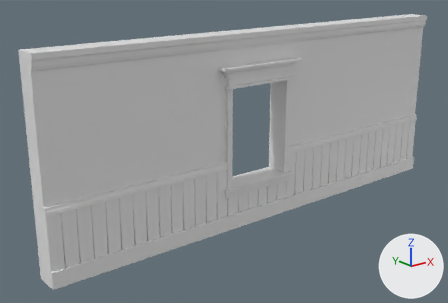
An edit to the FBX model Assets/Models/Environment/Walls/Window_Wall.fbx, drawn before and after from the same camera.
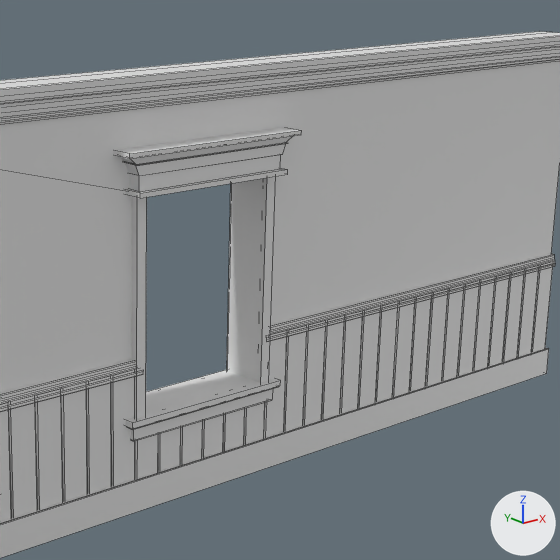
Old and new are each drawn whole from a camera (50 mm lens) standing at (-22.3, -56.7, 34.2) and looking at (27.3, 5.3, 9.4) and again close up on the part from 37% to 94% of the width and 0% to 83% of the height. Every picture has the same lights, and +X, +Y and +Z are marked at lower right. The close-ups show mesh edges as thin lines. Vertices at the same position are counted once.
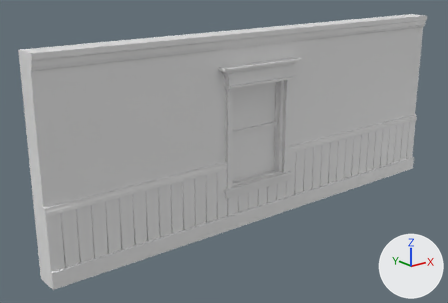
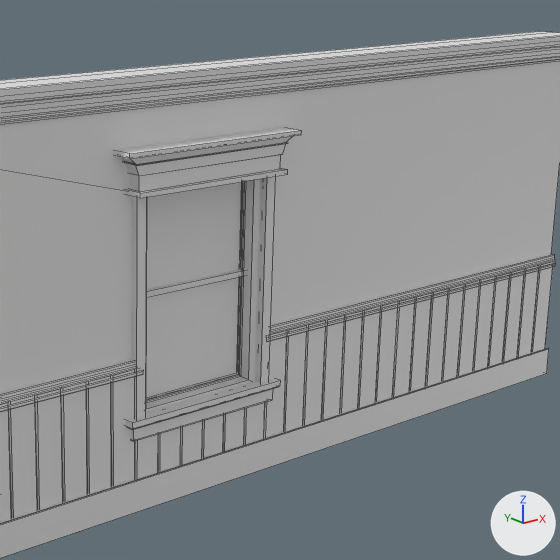
The newer file is also turned or shifted as a whole; pictures and numbers use the older file's frame.

Boxes (x1, y1, x2, y2) around the edits, measured in the close-ups (560 x 560 px):
```json
{"part": 1, "of": "me_cube_064", "change": "added", "after": [147, 269, 245, 297]}
{"part": 2, "of": "me_cube_064", "change": "added", "after": [146, 179, 260, 411]}
{"part": 3, "of": "me_cube_064", "change": "added", "after": [146, 182, 243, 400]}
```

Scene script edits in JSON lines:
```json
{"op": "add", "block": "mat_mat_f", "code": ["mat_mat_f = principled_material('Mat F')", "mat_mat_f.base_color = (0.8, 0.8, 0.8)  # white #e7e7e7"]}
{"op": "add", "block": "mat_mat_c", "code": ["mat_mat_c = principled_material('Mat C')", "mat_mat_c.base_color = (0.8, 0.8, 0.8)  # white #e7e7e7"]}
{"block": "me_cube_064", "where": "# used by ob_cube_039; location = (2.57, 3.38, 1.07)"}
{"block": "me_cube_064", "where": "# verts and faces of me_cube_064; kept vertices keep their numbers, new ones are numbered from 522"}
{"op": "remove", "block": "me_cube_064", "code": "me_cube_064.from_pydata(...)  # 522 vertices, 421 faces; spans x -2.1..62.2, y -3.1..1.0, z -1.0..24.4"}
{"op": "add", "block": "me_cube_064", "code": "me_cube_064.from_pydata(...)  # 586 vertices, 477 faces; spans x -2.1..62.2, y -3.1..1.0, z -1.0..24.4"}
{"block": "me_cube_064", "change": "me_cube_064 part 1: a new loose piece, a box spanning x 22.43..32.18, y -1.02..-0.38, z 11.58..11.94, in mat_mat_c (white #e7e7e7)"}
{"block": "me_cube_064", "change": "me_cube_064 part 2: a new loose piece of 48 vertices spanning x 22.6..32.2, y -1.6..0.2, z 4.6..18.2, in mat_mat_c (white #e7e7e7)"}
{"block": "me_cube_064", "change": "me_cube_064 part 3"}
{"op": "add", "block": "me_cube_064", "code": "verts[522] = (23.1, -0.7, 11.7)"}
{"op": "add", "block": "me_cube_064", "code": "verts[523] = (23.1, -0.7, 19.2)"}
{"op": "add", "block": "me_cube_064", "code": "verts[524] = (23.1, -0.7, 4.2)"}
{"op": "add", "block": "me_cube_064", "code": "verts[525] = (23.1, -0.7, 11.7)"}
{"op": "add", "block": "me_cube_064", "code": "for new, old in zip([*range(526, 530)], [*range(522, 526)]): verts[new] = verts[old] + (8.6, 0.0, 0.0)"}
{"op": "add", "block": "me_cube_064", "code": "faces += [(522, 526, 527, 523), (524, 528, 529, 525)]  # mat_mat_f (white #e7e7e7)"}
{"op": "add", "block": "me_cube_064", "code": "me_cube_064.materials.append(mat_mat_c)  # white #e7e7e7"}
{"op": "add", "block": "me_cube_064", "code": "me_cube_064.materials.append(mat_mat_f)  # white #e7e7e7"}
```
